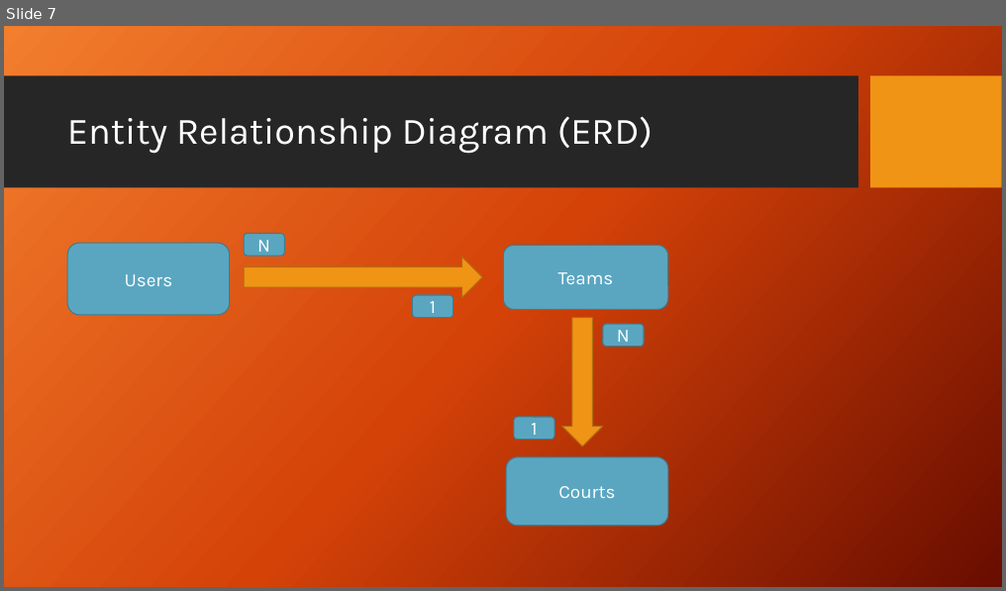
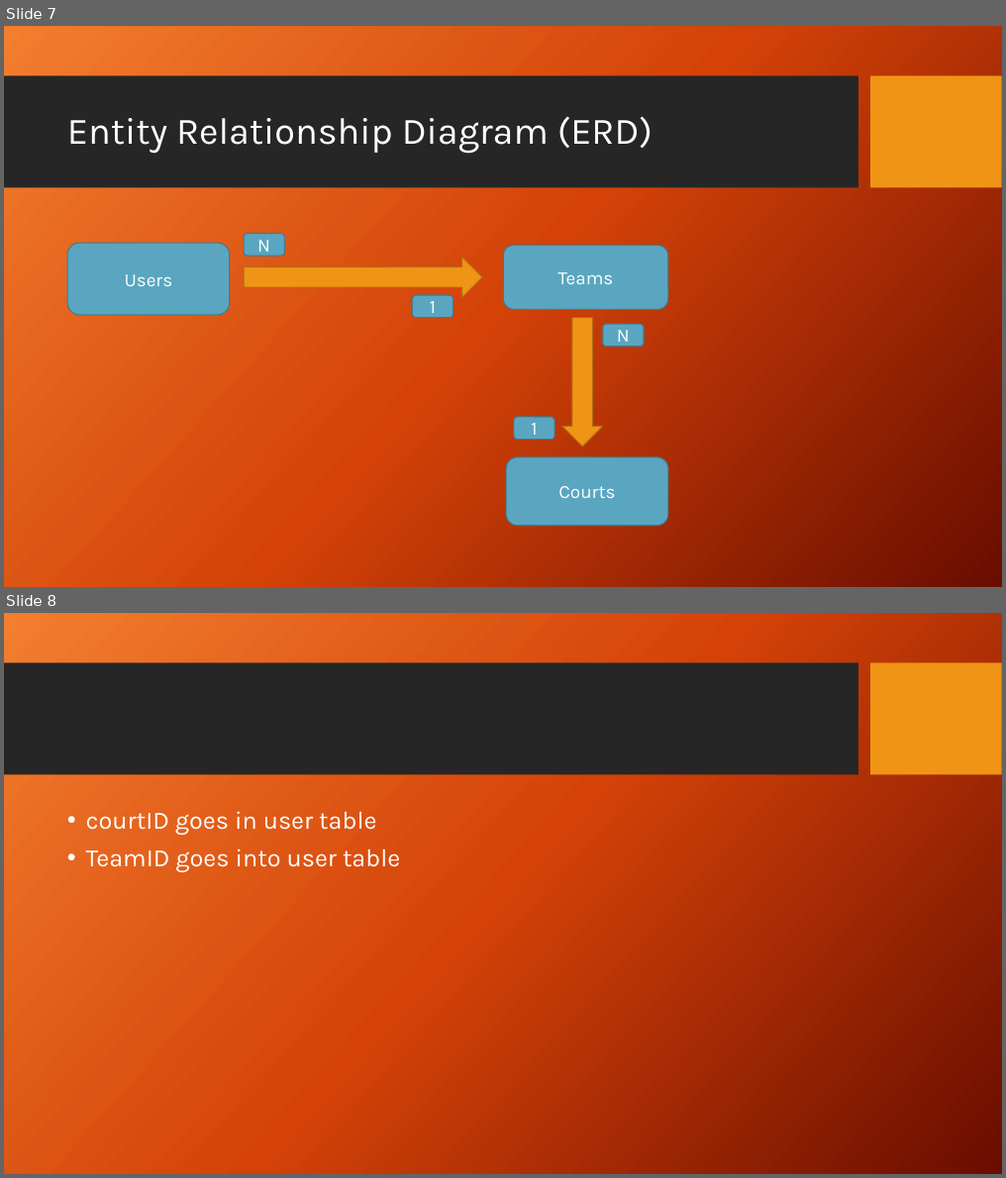
Before and after one commit to martinezja1836/squadup, a slide deck: docs/squadup.erd.pptx. Shown one above the other, each under a label of ours: slide 7 before the commit, slides 7 and 8 after it. The pictures are 1006x591 and 1006x1178 pixels, drawn with LibreOffice and Linux fonts; fonts in the diff are those of the drawing; background and template pictures are left out. Boxes give left, top, right and bottom in pixels: in the first picture for what was removed or moved away, otherwise in the second. Text is boxed around its words. In the diff, an @@ line names an element or a change of style, - is before the commit and + after.

```diff
--- a/docs/squadup.erd.pptx
+++ b/docs/squadup.erd.pptx
@@ slide 8 added at <box>4,613,1002,1174</box>, background picture (left out); not listed: 2 template elements that a slide beside it also shows @@
@@ text added at <box>86,811,400,872</box>, 24 pt, text #FFFFFF @@
+• courtID goes in user table
+• TeamID goes into user table
```
Also in this commit, not shown: 1 slide changed.
